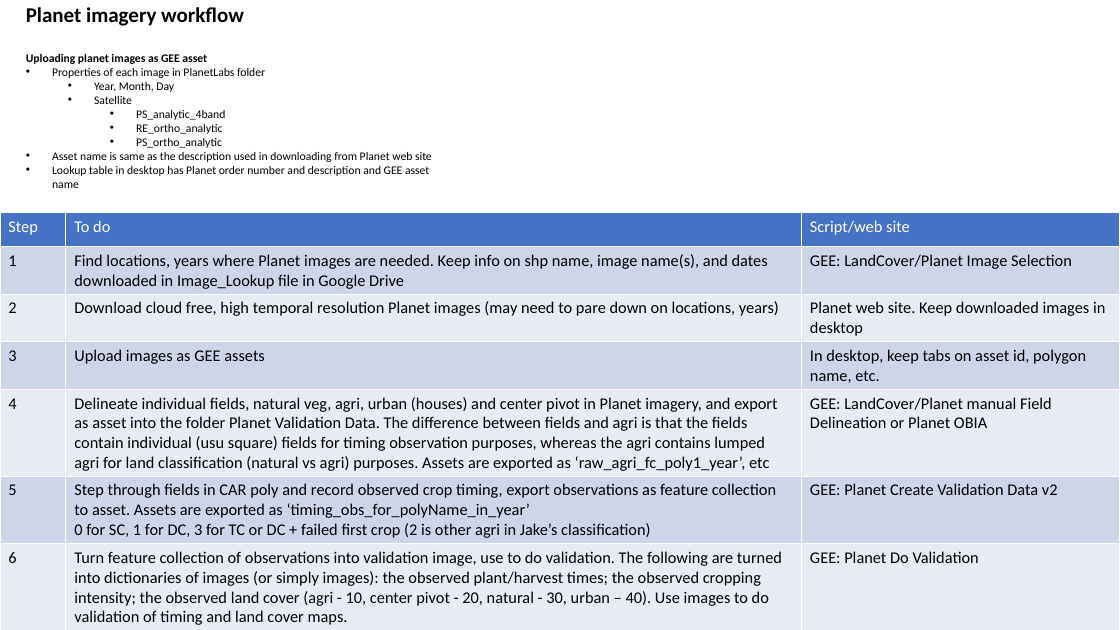
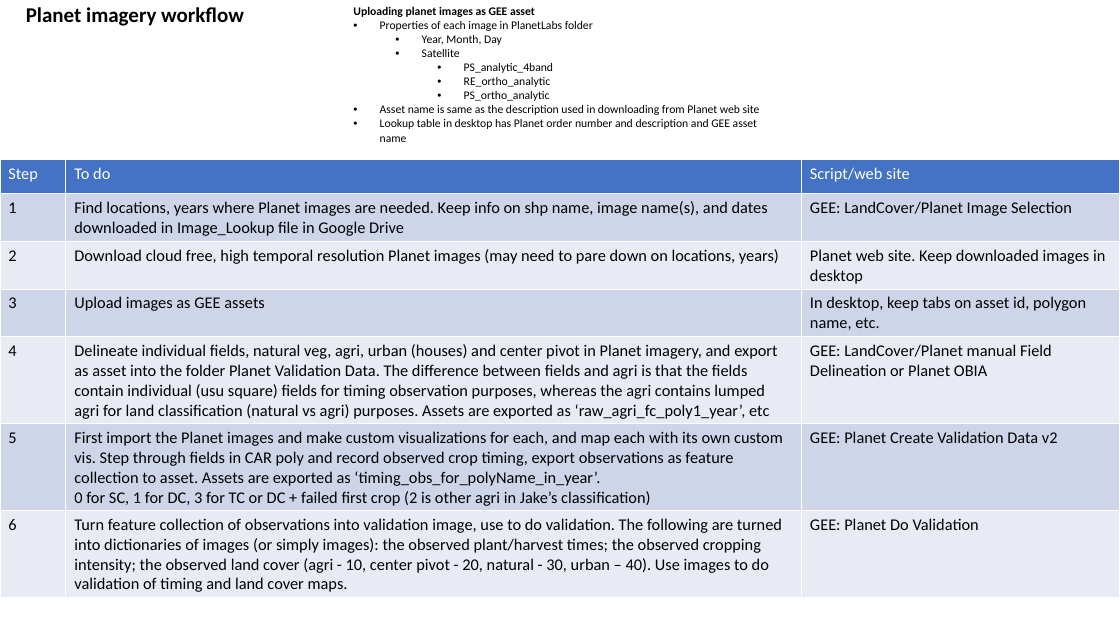
Before and after one commit to minghui-zhang/Meeting, a slide deck: slide 3 of March 1 2019.pptx. Drawn at 1120x630 pixels with LibreOffice and Linux fonts; fonts in the diff are those of the drawing. Boxes give left, top, right and bottom in pixels: in the first picture for what was removed or moved away, otherwise in the second. Text is boxed around its words. In the diff, an @@ line names an element or a change of style, - is before the commit and + after.

Commit message:
feb 22

```diff
--- a/March 1 2019.pptx
+++ b/March 1 2019.pptx
@@ text "Uploading planet images as GEE ...": place and size @@
-text "Uploading planet images as GEE ..." at <box>26,53,432,188</box>
+text "Uploading planet images as GEE ..." at <box>353,6,760,142</box>
@@ table at <box>0,160,1120,597</box> @@
-row 6, column 2: Step through fields in CAR poly and record observed crop timing, export observations as feature collection to asset. Assets are exported as ‘timing_obs_for_polyName_in_year’ / 0 for SC, 1 for DC, 3 for TC or DC + failed first crop (2 is other agri in Jake’s classification)
+row 6, column 2: First import the Planet images and make custom visualizations for each, and map each with its own custom vis. Step through fields in CAR poly and record observed crop timing, export observations as feature collection to asset. Assets are exported as ‘timing_obs_for_polyName_in_year’. / 0 for SC, 1 for DC, 3 for TC or DC + failed first crop (2 is other agri in Jake’s classification)
@@ table: place and size @@
-table at <box>0,213,1120,630</box>
+table at <box>0,160,1120,597</box>
```
Also in this commit, not shown: 1 other slide changed.
